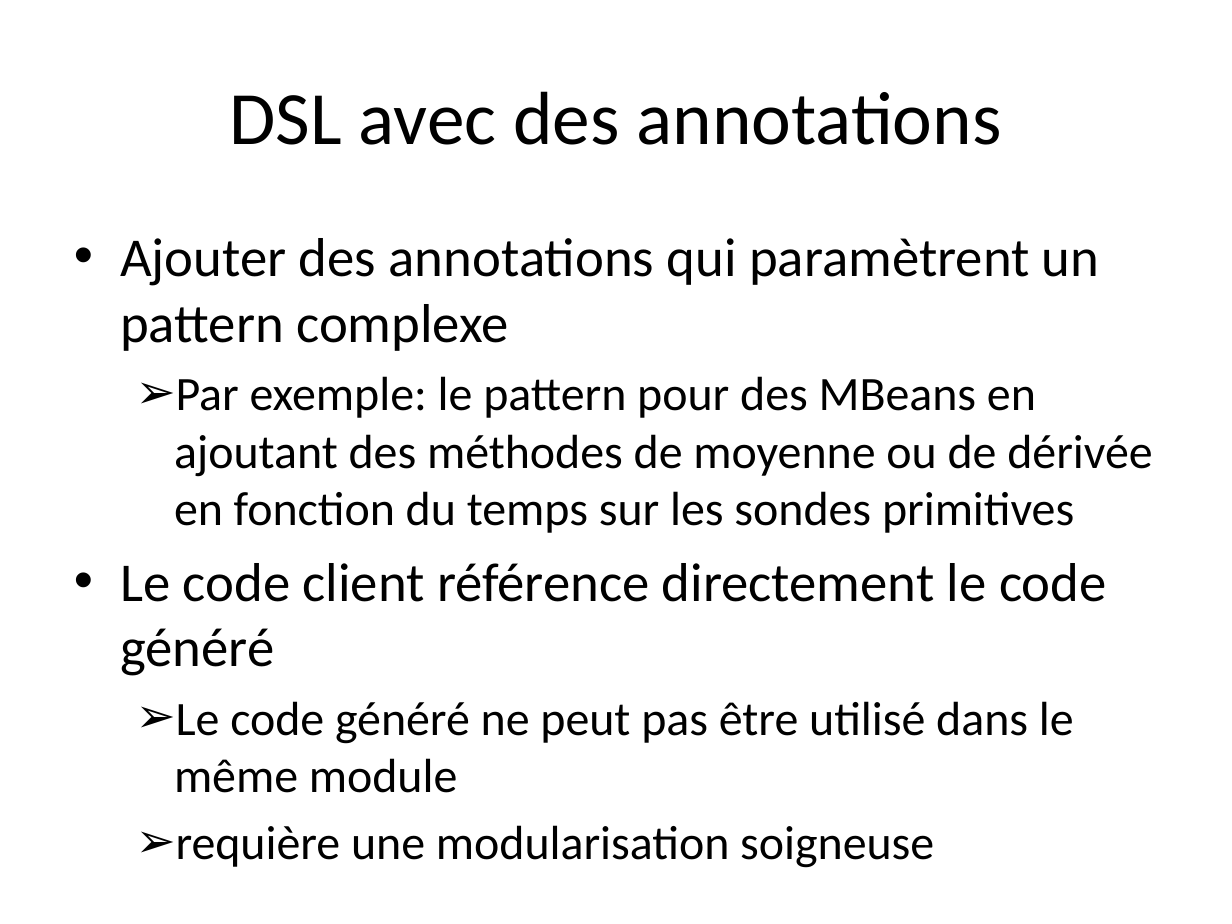
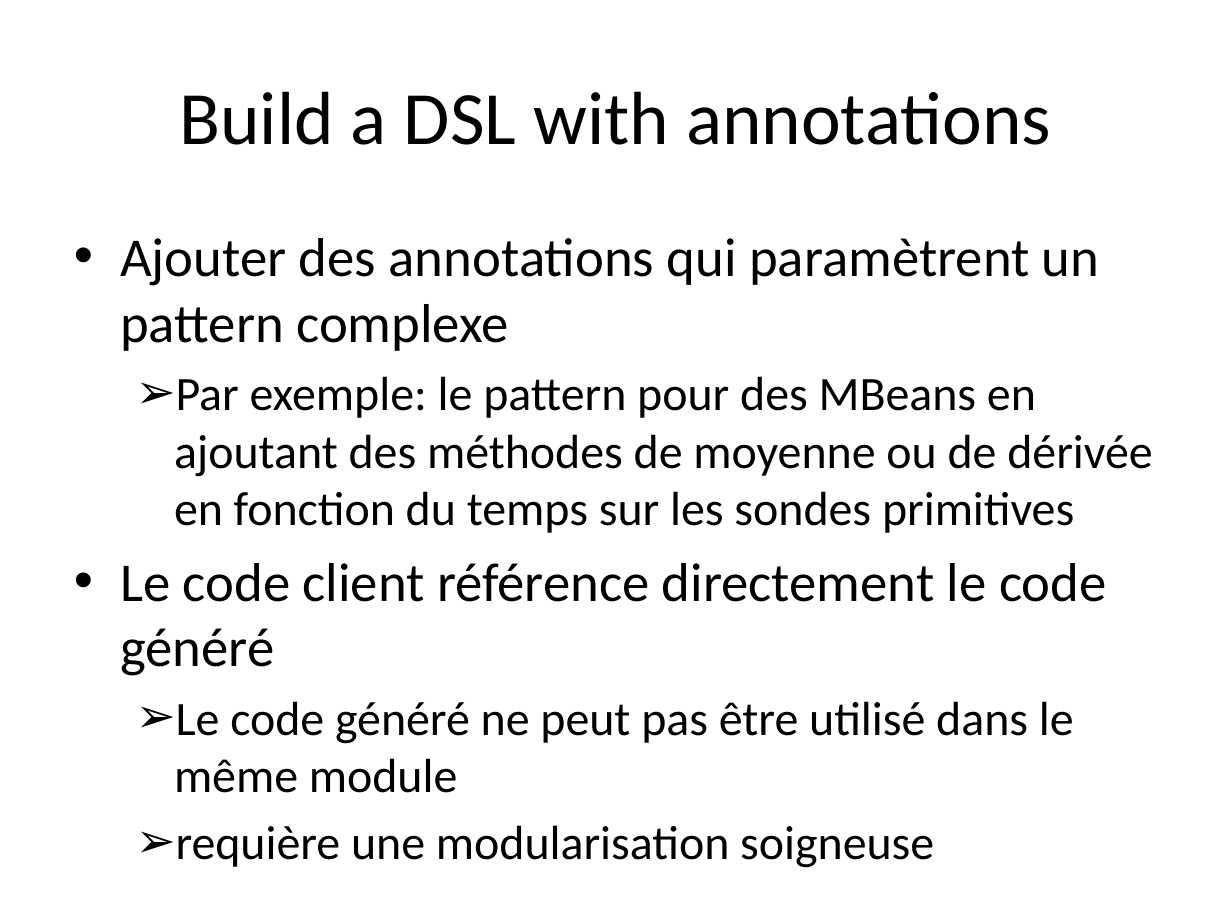
Before and after one commit to dbaeli/ez18n, a slide deck: slide 22 of ez18n-slides/javaone-2012/ez18n_javaone2012.pptx. Drawn at 1232x924 pixels with LibreOffice and Linux fonts; fonts in the diff are those of the drawing; background and template pictures are left out. Boxes give left, top, right and bottom in pixels: in the first picture for what was removed or moved away, otherwise in the second. Text is boxed around its words. In the diff, an @@ line names an element or a change of style, - is before the commit and + after.

```diff
--- a/ez18n-slides/javaone-2012/ez18n_javaone2012.pptx
+++ b/ez18n-slides/javaone-2012/ez18n_javaone2012.pptx
@@ title at bbox=[179, 91, 1051, 145]: text changed @@
-DSL avec des annotations
+Build a DSL with annotations
```
Also in this commit, not shown: 10 other slides changed, 8 other files.
